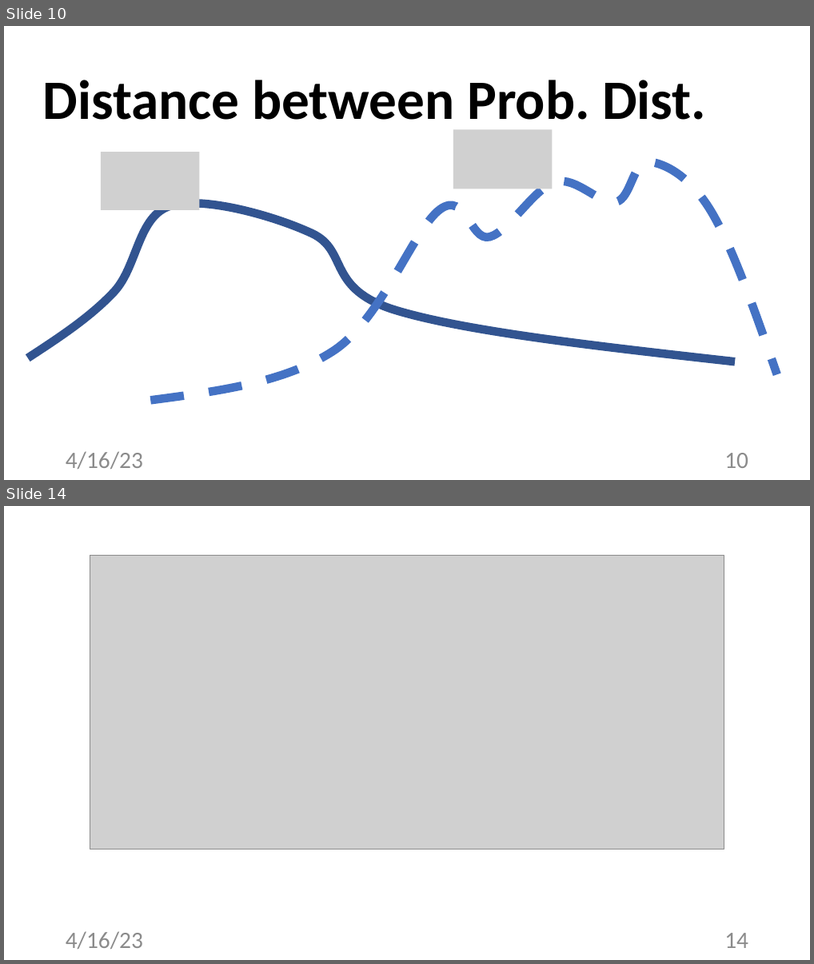
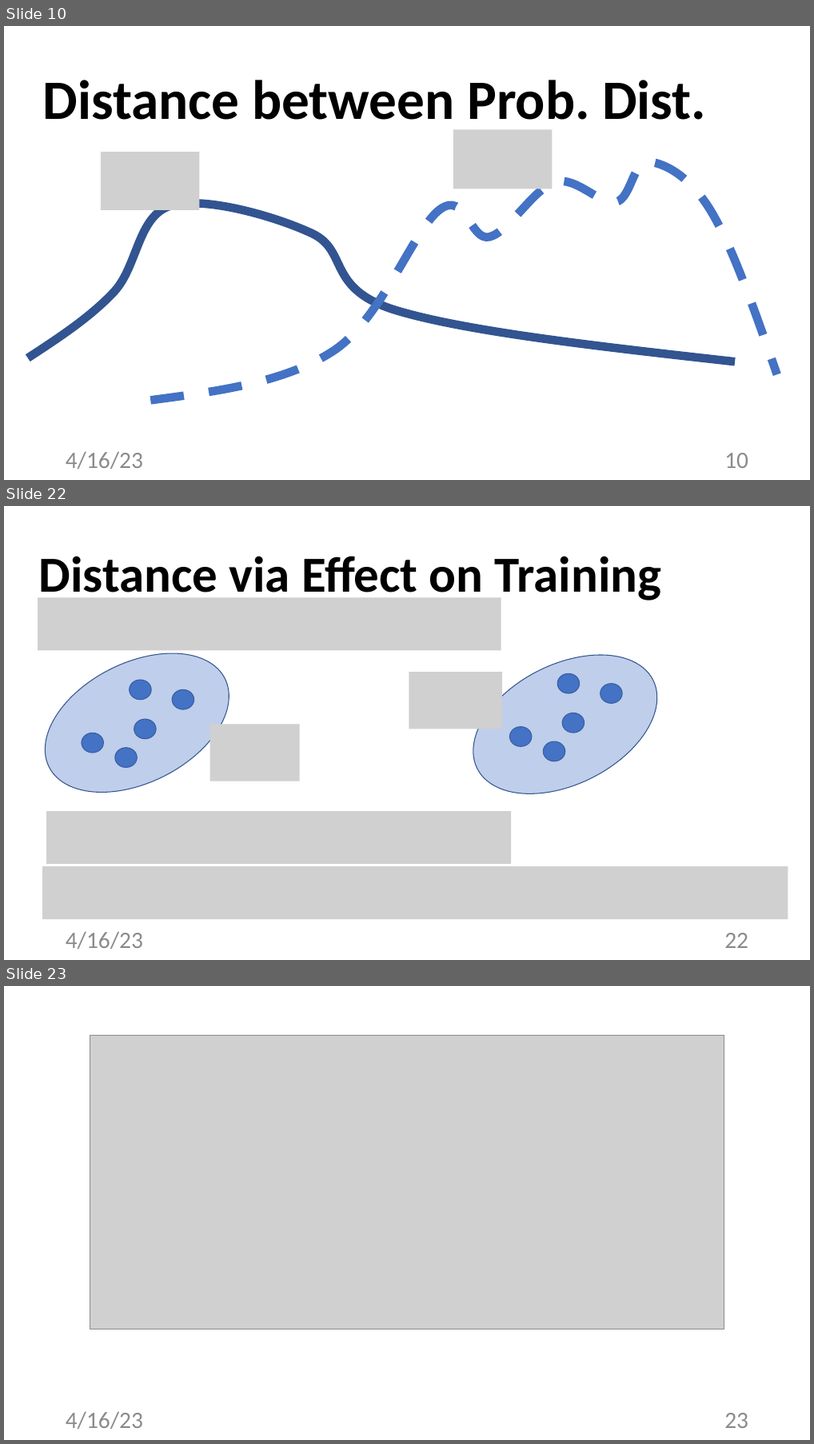
Before and after one commit to alexjungaalto/FederatedLearning, a slide deck: slides/CS-E4740_GraphLearning.pptx. Shown one above the other, each under a label of ours: slides 10 and 14 before the commit, slides 10, 22 and 23 after it; the slides between them are not shown. The pictures are 814x964 and 814x1444 pixels, drawn with LibreOffice and Linux fonts; fonts in the diff are those of the drawing; grey boxes stand for pictures. Boxes give left, top, right and bottom in pixels: in the first picture for what was removed or moved away, otherwise in the second. Text is boxed around its words. In the diff, an @@ line names an element or a change of style, - is before the commit and + after.

```diff
--- a/slides/CS-E4740_GraphLearning.pptx
+++ b/slides/CS-E4740_GraphLearning.pptx
@@ slide 22 added at [4, 506, 810, 960], background #FFFFFF @@
@@ title added at [39, 556, 662, 604], 60 pt, text #000000, bold @@
+Distance via Effect on Training
@@ picture added at [38, 597, 502, 650] @@
@@ ellipse added at [22, 624, 252, 820], fill #4472C4 at 34% opacity, outline #325491 1 pt @@
@@ ellipse added at [451, 627, 681, 822], fill #4472C4 at 34% opacity, outline #325491 1 pt @@
@@ picture added at [410, 672, 502, 728] @@
@@ ellipse added at [558, 673, 580, 693], fill #4472C4, outline #325491 1 pt @@
@@ ellipse added at [130, 680, 151, 700], fill #4472C4, outline #325491 1 pt @@
@@ ellipse added at [172, 689, 194, 709], fill #4472C4, outline #325491 1 pt @@
@@ ellipse added at [601, 684, 622, 704], fill #4472C4, outline #325491 1 pt @@
@@ ellipse added at [134, 719, 156, 739], fill #4472C4, outline #325491 1 pt @@
@@ ellipse added at [562, 713, 584, 733], fill #4472C4, outline #325491 1 pt @@
@@ ellipse added at [82, 733, 103, 753], fill #4472C4, outline #325491 1 pt @@
@@ picture added at [210, 724, 300, 780] @@
@@ ellipse added at [510, 727, 532, 747], fill #4472C4, outline #325491 1 pt @@
@@ ellipse added at [544, 741, 566, 761], fill #4472C4, outline #325491 1 pt @@
@@ ellipse added at [115, 748, 137, 768], fill #4472C4, outline #325491 1 pt @@
@@ picture added at [46, 811, 511, 864] @@
@@ picture added at [42, 866, 789, 919] @@
@@ text added at [66, 931, 143, 948], 28 pt, text #8C8C8C @@
+4/16/23
@@ page number added at [725, 932, 749, 948], 28 pt, text #8C8C8C @@
+22
@@ what was slide 14 is now slide 23 @@
@@ page number at [725, 1412, 749, 1428]: text changed @@
-14
+23
```
Also in this commit, not shown: 4 slides changed, 8 other slides added, 1 slide removed, 3 other files.
